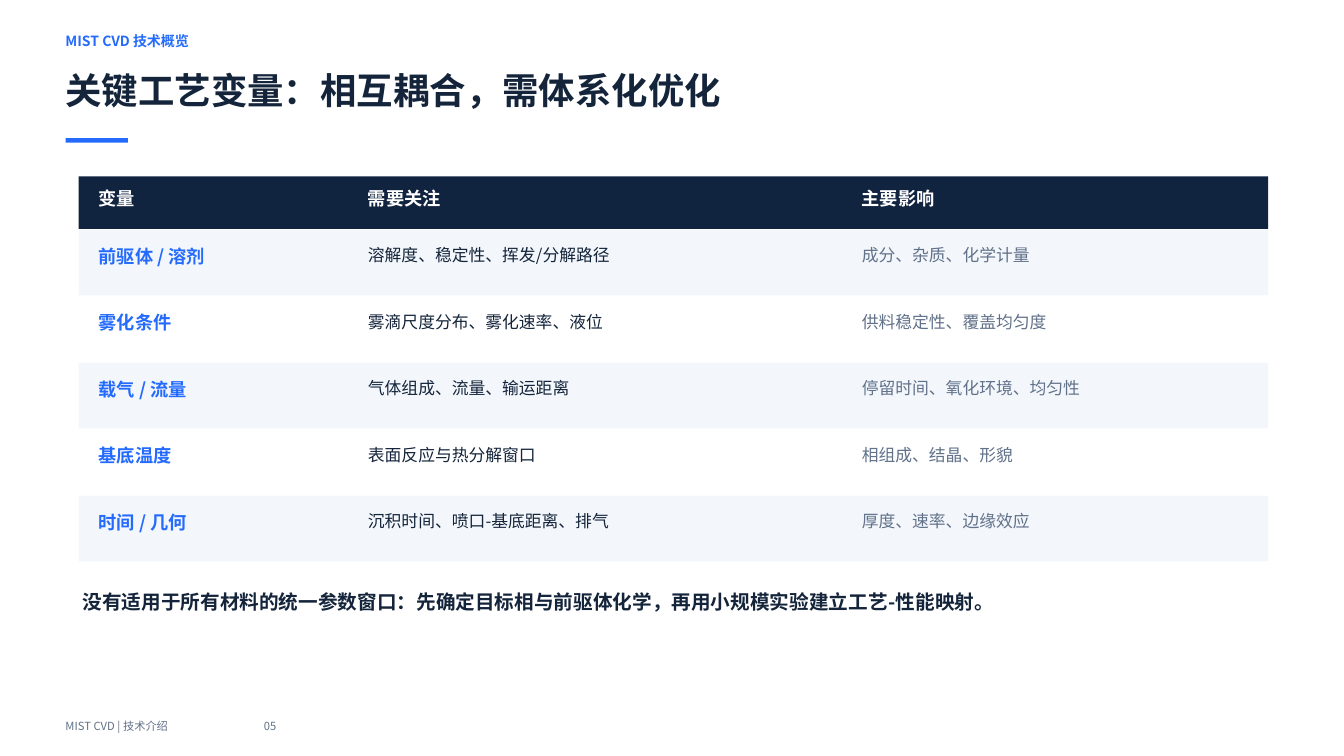
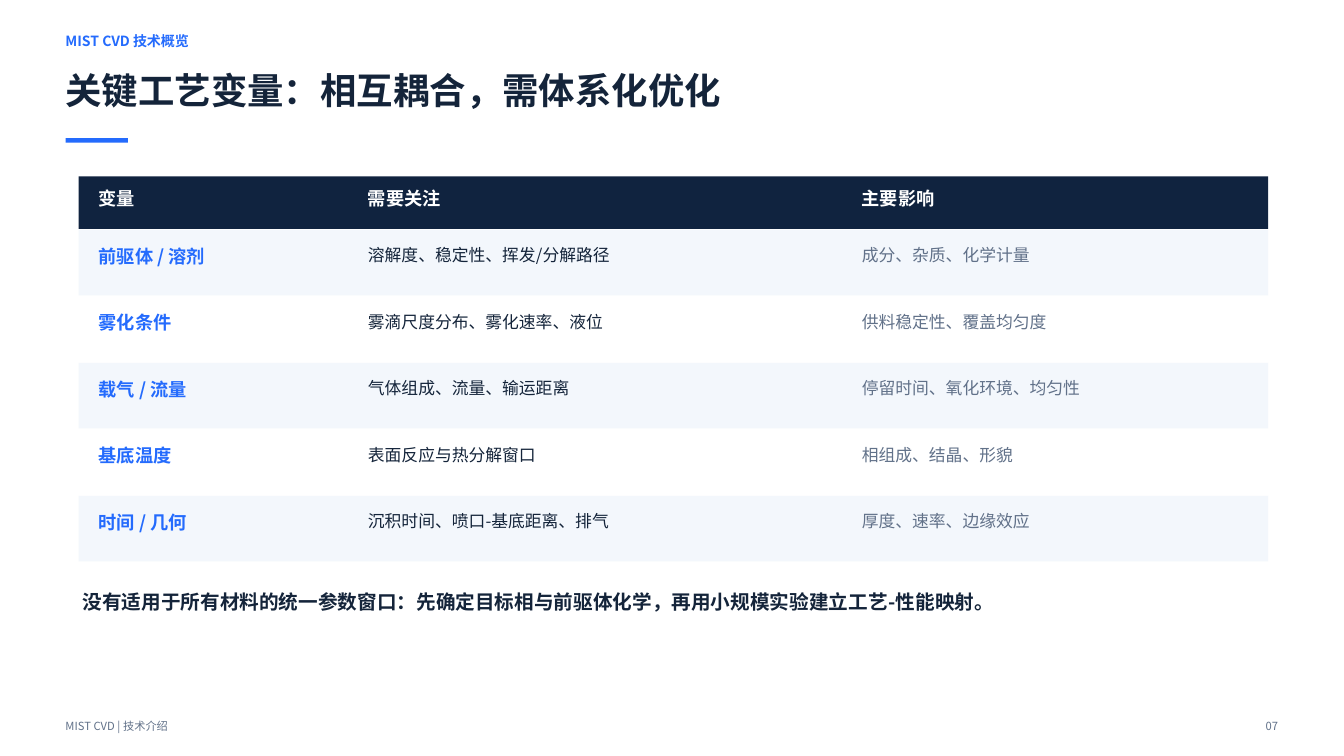
Before and after one commit to XTH23/114514, a slide deck: slide 7 of MIST_CVD.pptx (slide 5 before the commit). Drawn at 1344x756 pixels with LibreOffice and Linux fonts; fonts in the diff are those of the drawing. Boxes give left, top, right and bottom in pixels: in the first picture for what was removed or moved away, otherwise in the second. Text is boxed around its words. In the diff, an @@ line names an element or a change of style, - is before the commit and + after.

```diff
--- a/MIST_CVD.pptx
+++ b/MIST_CVD.pptx
@@ text at <box>65,720,168,731</box>: text changed @@
-MIST CVD | 技术介绍 05
+MIST CVD | 技术介绍
@@ text added at <box>1266,721,1278,730</box>, 8 pt, text #617189 @@
+07
```
Also in this commit, not shown: 9 other slides changed, 3 slides added.
